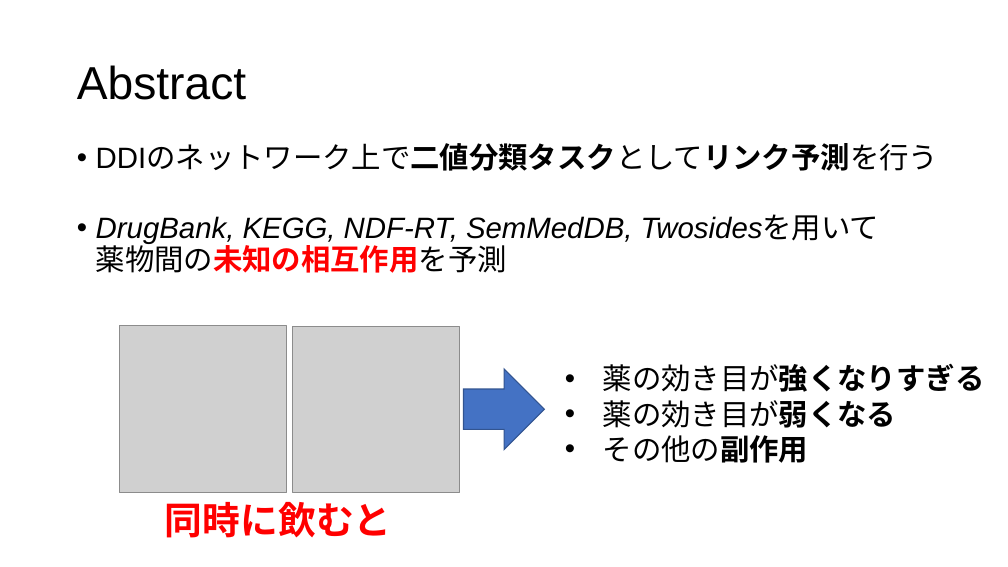
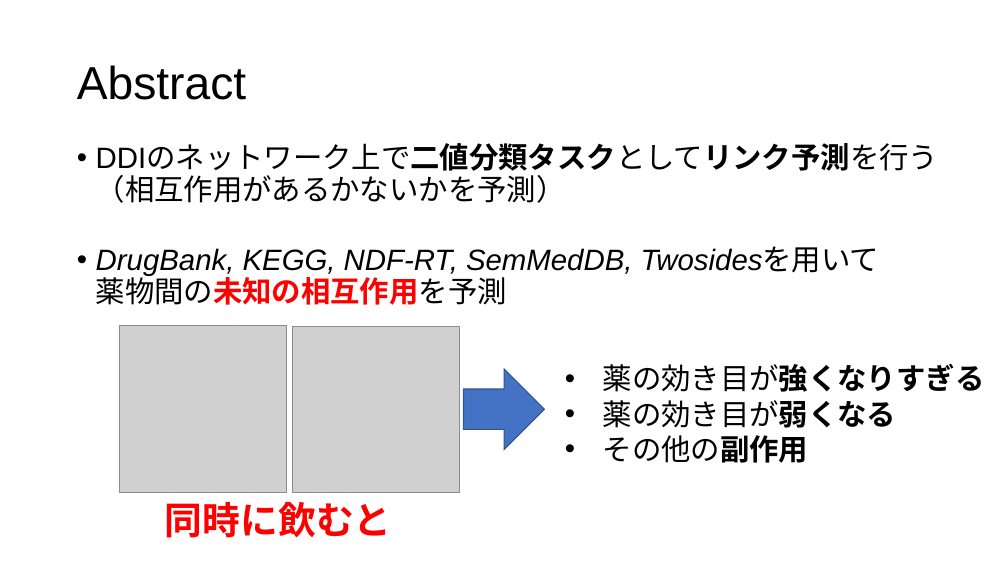
Before and after one commit to tsutarou10/variousFile, a slide deck: slide 3 of Predicting potential drug-drug interactions on topological and semantic similarity features using statistical learning.pptx. Drawn at 1008x567 pixels with LibreOffice and Linux fonts; fonts in the diff are those of the drawing; grey boxes stand for pictures. Boxes give left, top, right and bottom in pixels: in the first picture for what was removed or moved away, otherwise in the second. Text is boxed around its words. In the diff, an @@ line names an element or a change of style, - is before the commit and + after.

```diff
--- a/Predicting potential drug-drug interactions on topological and semantic similarity features using statistical learning.pptx
+++ b/Predicting potential drug-drug interactions on topological and semantic similarity features using statistical learning.pptx
@@ text at [96, 145, 938, 203]: text changed @@
-• DDIのネットワーク上で二値分類タスクとしてリンク予測を行う
+• DDIのネットワーク上で二値分類タスクとしてリンク予測を行う
+  （相互作用があるかないかを予測）
```
Also in this commit, not shown: 12 other slides changed, 2 slides added.
